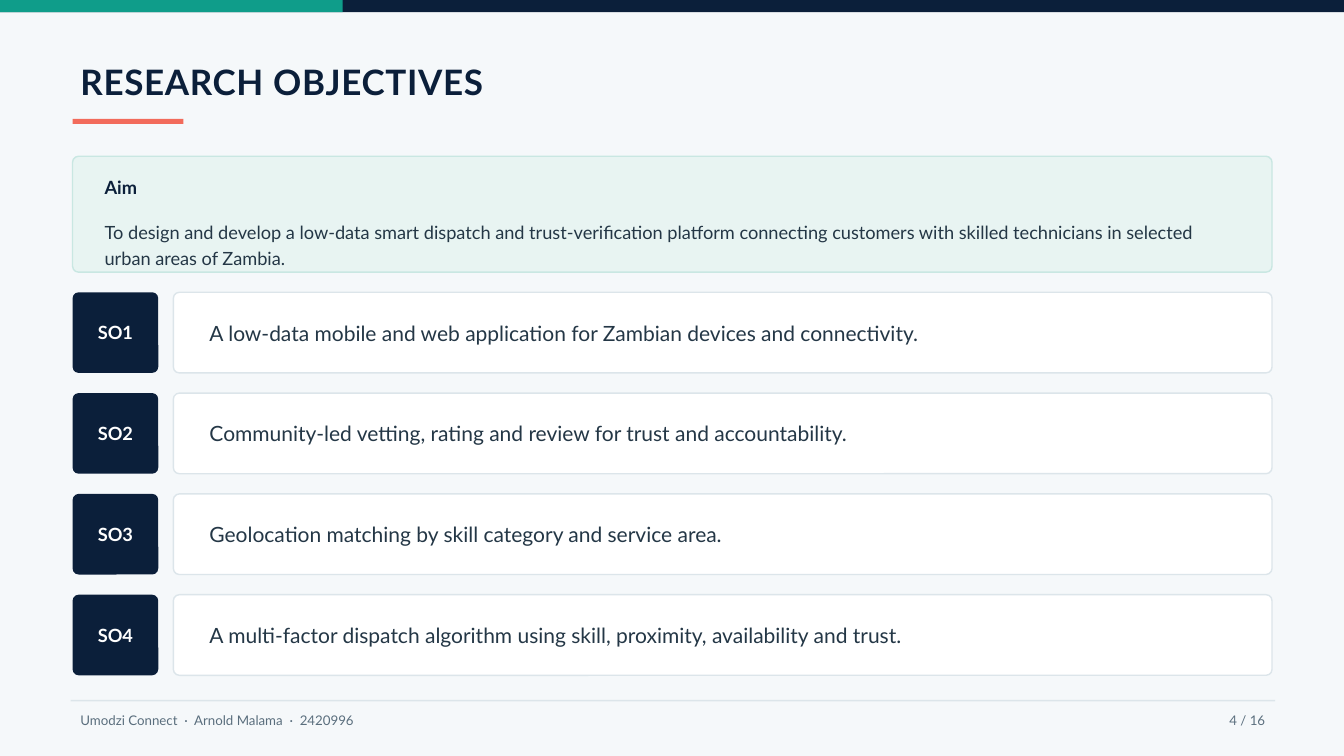
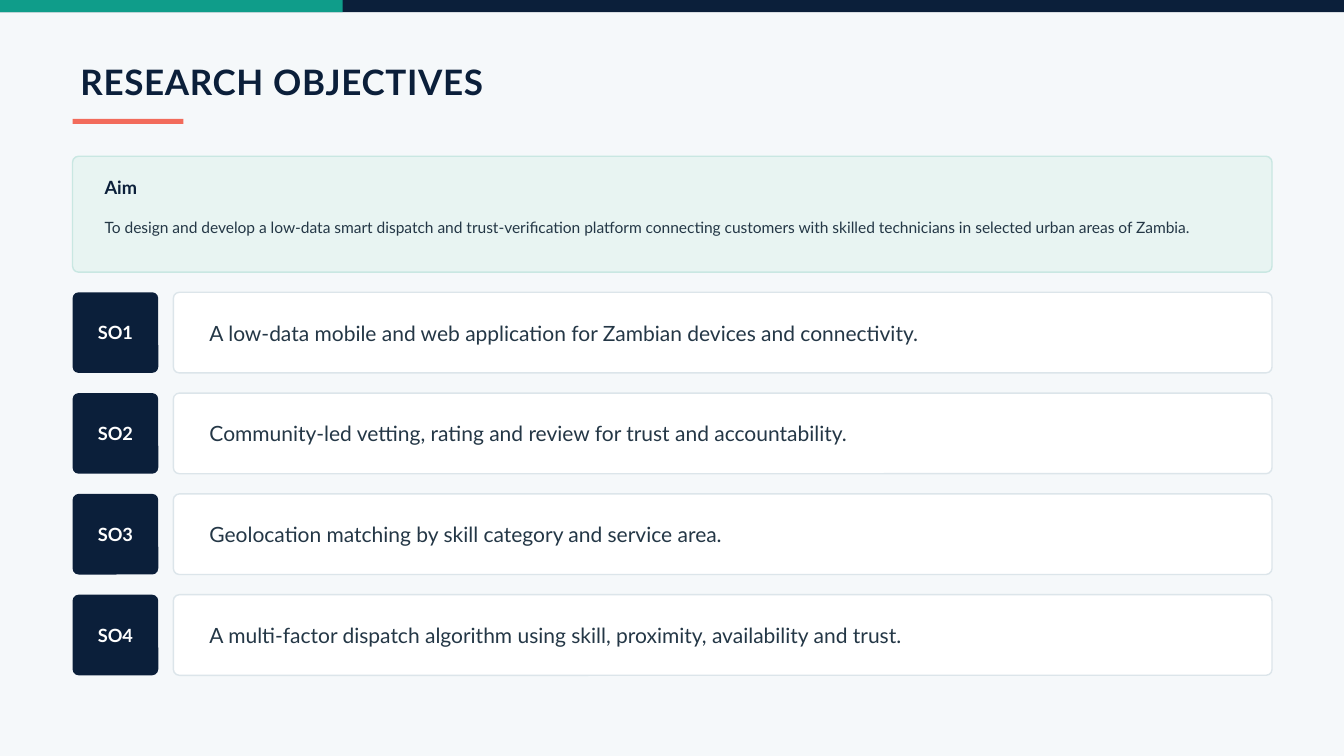
Before and after one commit to malama996/Umodzi-Conneckt, a slide deck: slide 4 of Umodzi_Connect_Defence_Package/Umodzi_Connect_Final_Defence_Presentation.pptx. Drawn at 1344x756 pixels with LibreOffice and Linux fonts; fonts in the diff are those of the drawing. Boxes give left, top, right and bottom in pixels: in the first picture for what was removed or moved away, otherwise in the second. Text is boxed around its words. In the diff, an @@ line names an element or a change of style, - is before the commit and + after.

```diff
--- a/Umodzi_Connect_Defence_Package/Umodzi_Connect_Final_Defence_Presentation.pptx
+++ b/Umodzi_Connect_Defence_Package/Umodzi_Connect_Final_Defence_Presentation.pptx
@@ text "To design and develop a ..." at (x1=105, y1=221, x2=1189, y2=236): size 13 to 11.1 pt; line spacing 1.2 to 1.1 @@
@@ line removed from (71, 701) to (1275, 701) @@
@@ text removed at (x1=80, y1=715, x2=354, y2=725) @@
-Umodzi Connect · Arnold Malama · 2420996
@@ text removed at (x1=1229, y1=715, x2=1265, y2=725) @@
-4 / 16
```
Also in this commit, not shown: 13 other slides changed, 2 slides removed, 9 other files.
